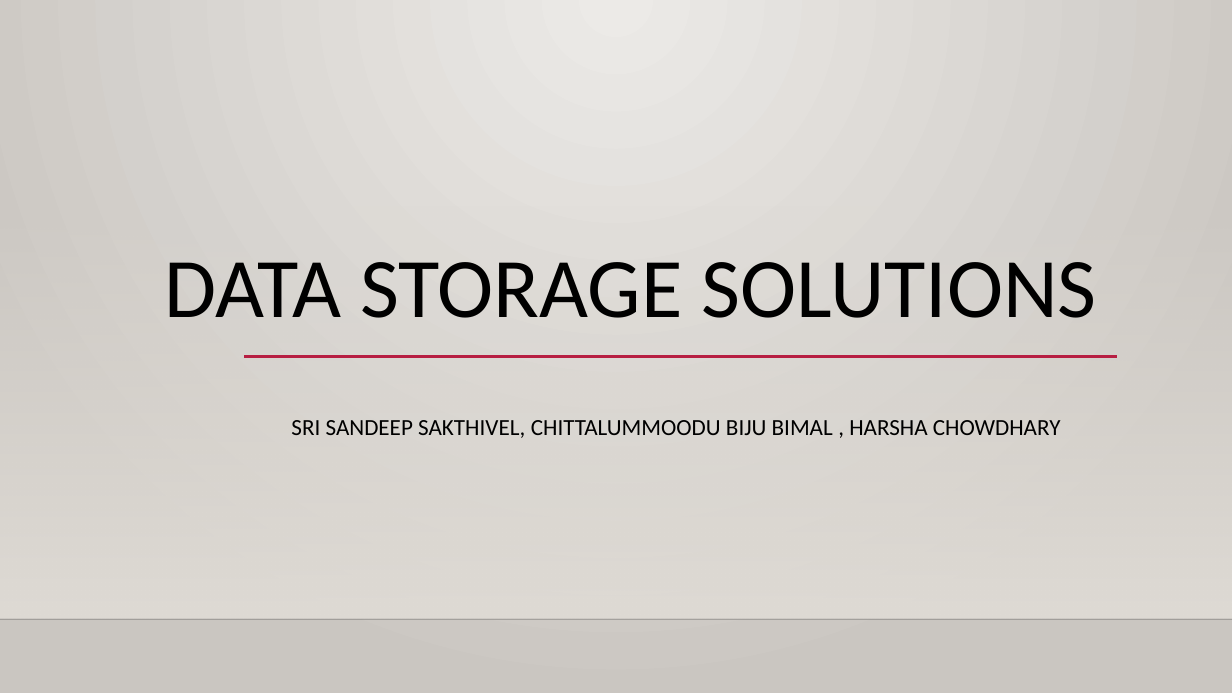
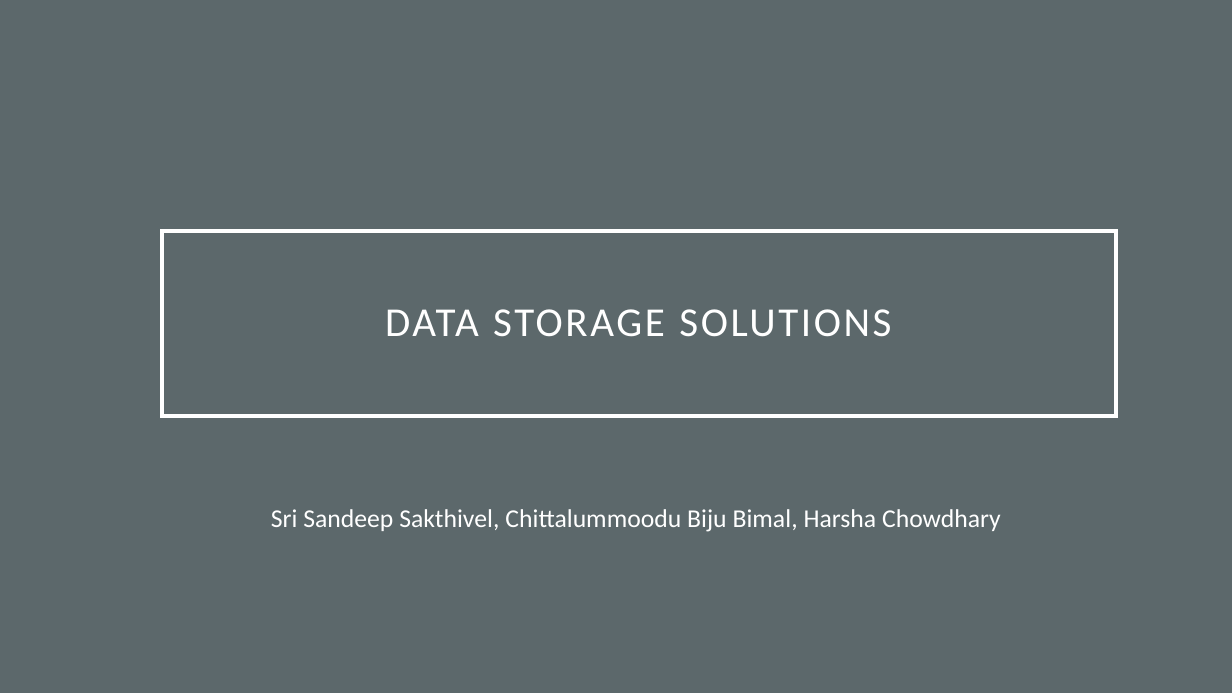
Before and after one commit to bimalbiju0413/Data_Storage_Solutions, a slide deck: slide 1 of Presentation/Data Storage Solutions.pptx. Drawn at 1232x693 pixels with LibreOffice and Linux fonts; fonts in the diff are those of the drawing; background and template pictures are left out. Boxes give left, top, right and bottom in pixels: in the first picture for what was removed or moved away, otherwise in the second. Text is boxed around its words. In the diff, an @@ line names an element or a change of style, - is before the commit and + after.

```diff
--- a/Presentation/Data Storage Solutions.pptx
+++ b/Presentation/Data Storage Solutions.pptx
@@ background gradient #ECEAE7 to #CAC7C1 to #5D686B @@
@@ rectangle removed at (0,204,1232,619) @@
@@ title "DATA STORAGE SOLUTIONS": place and size @@
-title "DATA STORAGE SOLUTIONS" at (164,262,1097,318)
+title "DATA STORAGE SOLUTIONS" at (162,231,1116,416)
@@ title "DATA STORAGE SOLUTIONS" at (162,231,1116,416): size 66 to 32 pt, text colour #000000 to #FFFFFF, letter spacing 0 to 2 pt; vertical alignment bottom to middle; outline none to #FFFFFF 3 pt @@
@@ line removed from (244, 357) to (1117, 357) @@
@@ subtitle at (271,509,1001,532): text changed; size 18 to 20 pt; text colour #000000 to #FFFFFF @@
-SRI SANDEEP SAKTHIVEL, CHITTALUMMOODU BIJU BIMAL , HARSHA CHOWDHARY
+Sri Sandeep Sakthivel, Chittalummoodu Biju Bimal, Harsha Chowdhary
@@ line removed from (0, 619) to (1232, 619) @@
```
Also in this commit, not shown: 9 other slides changed, 4 slides added.
